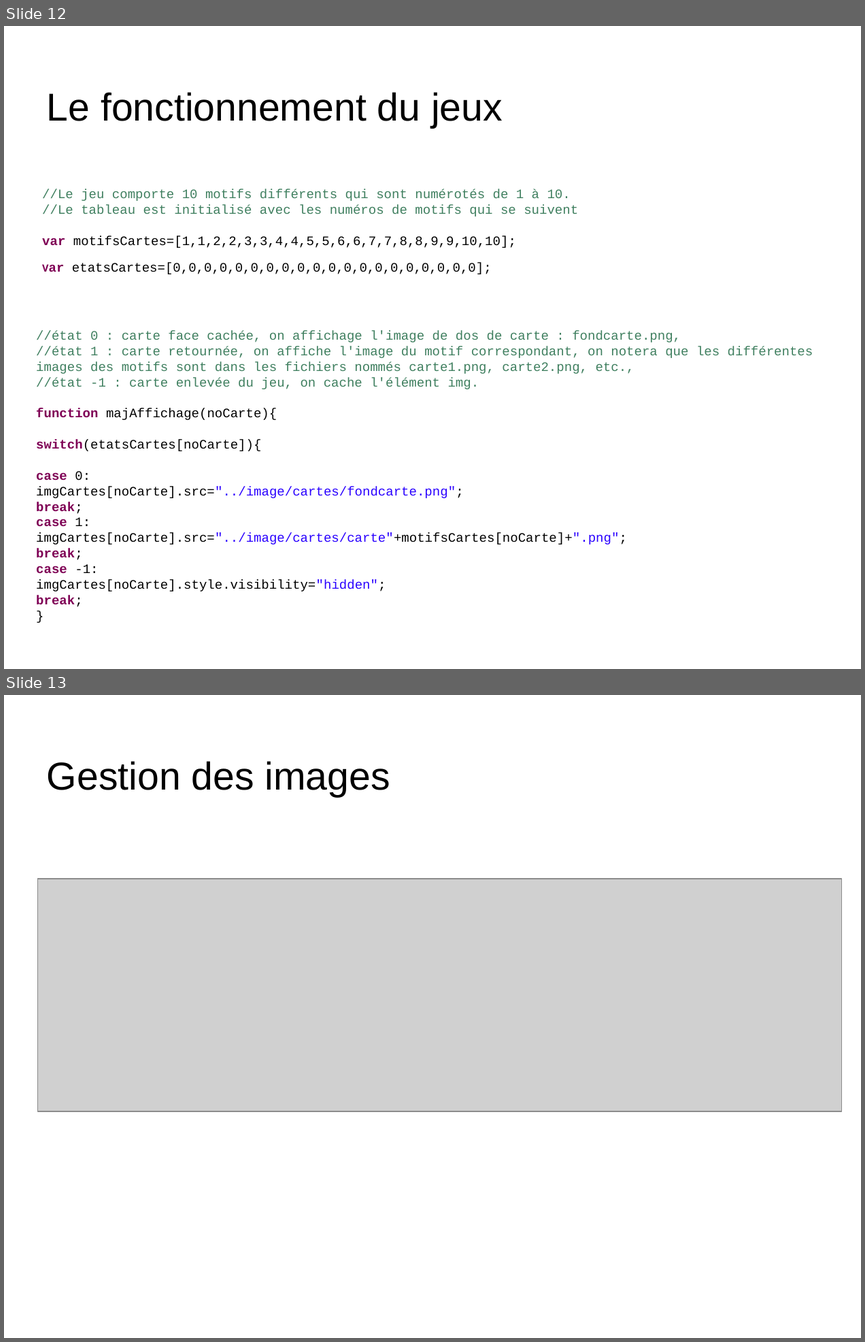
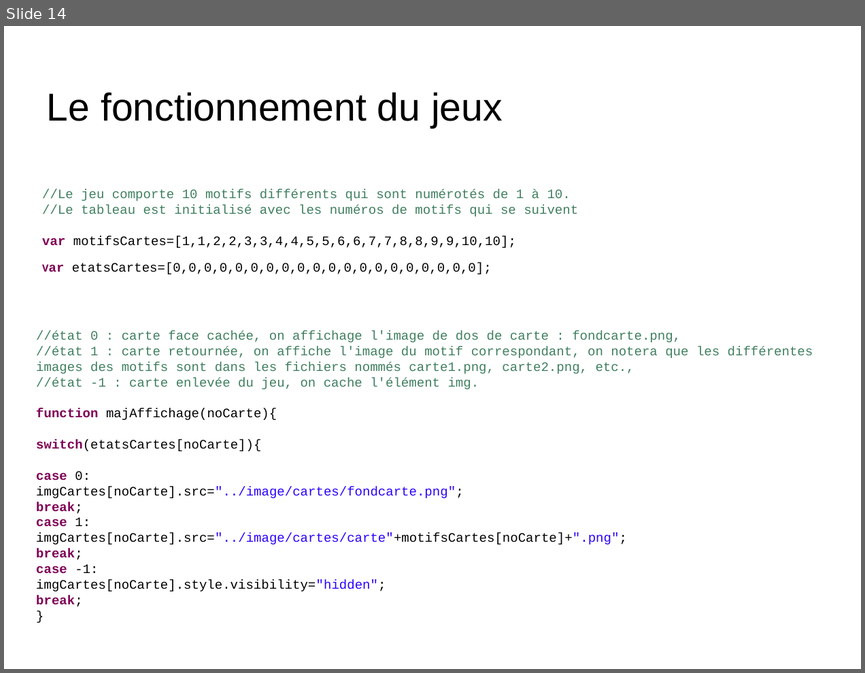
Before and after one commit to ClementM0512/Projet_Ortho, a slide deck: diapo karl Bourgault.odp. Shown one above the other, each under a label of ours: slides 12 and 13 before the commit, slide 14 after it. The pictures are 865x1342 and 865x673 pixels, drawn with LibreOffice and Linux fonts; fonts in the diff are those of the drawing; grey boxes stand for pictures; background and template pictures are left out. Boxes give left, top, right and bottom in pixels: in the first picture for what was removed or moved away, otherwise in the second. Text is boxed around its words. In the diff, an @@ line names an element or a change of style, - is before the commit and + after.

```diff
--- a/diapo karl Bourgault.odp
+++ b/diapo karl Bourgault.odp
@@ slide 13 removed at [4, 695, 861, 1338], background picture (left out) @@
@@ title removed at [47, 761, 390, 797] @@
-Gestion des images
@@ picture removed at [37, 879, 841, 1111] @@
@@ what was slide 12 is now slide 14 @@
```
Also in this commit, not shown: 4 slides changed, 5 slides added, 3 other slides removed, 2 other files.
